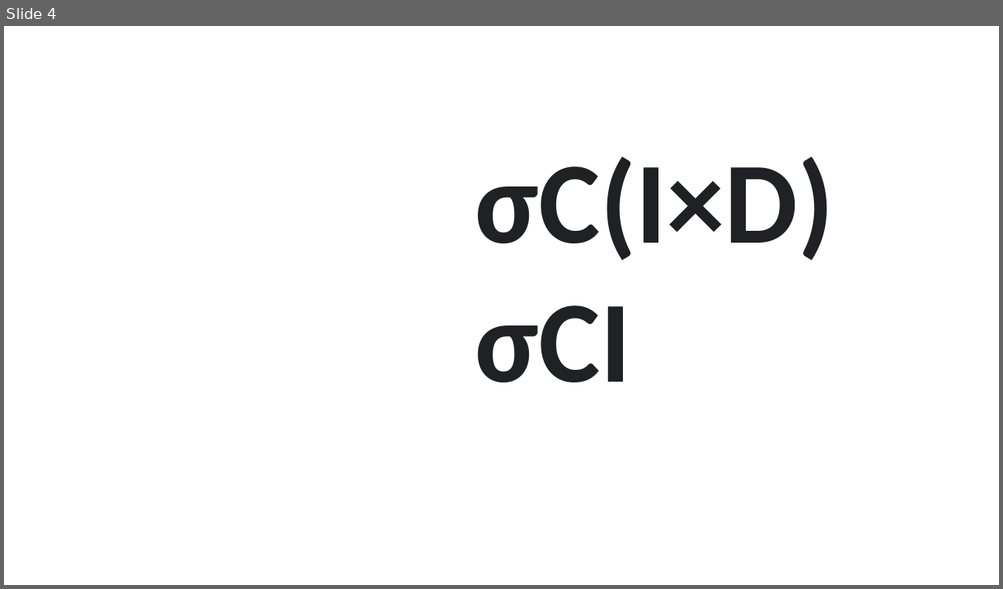
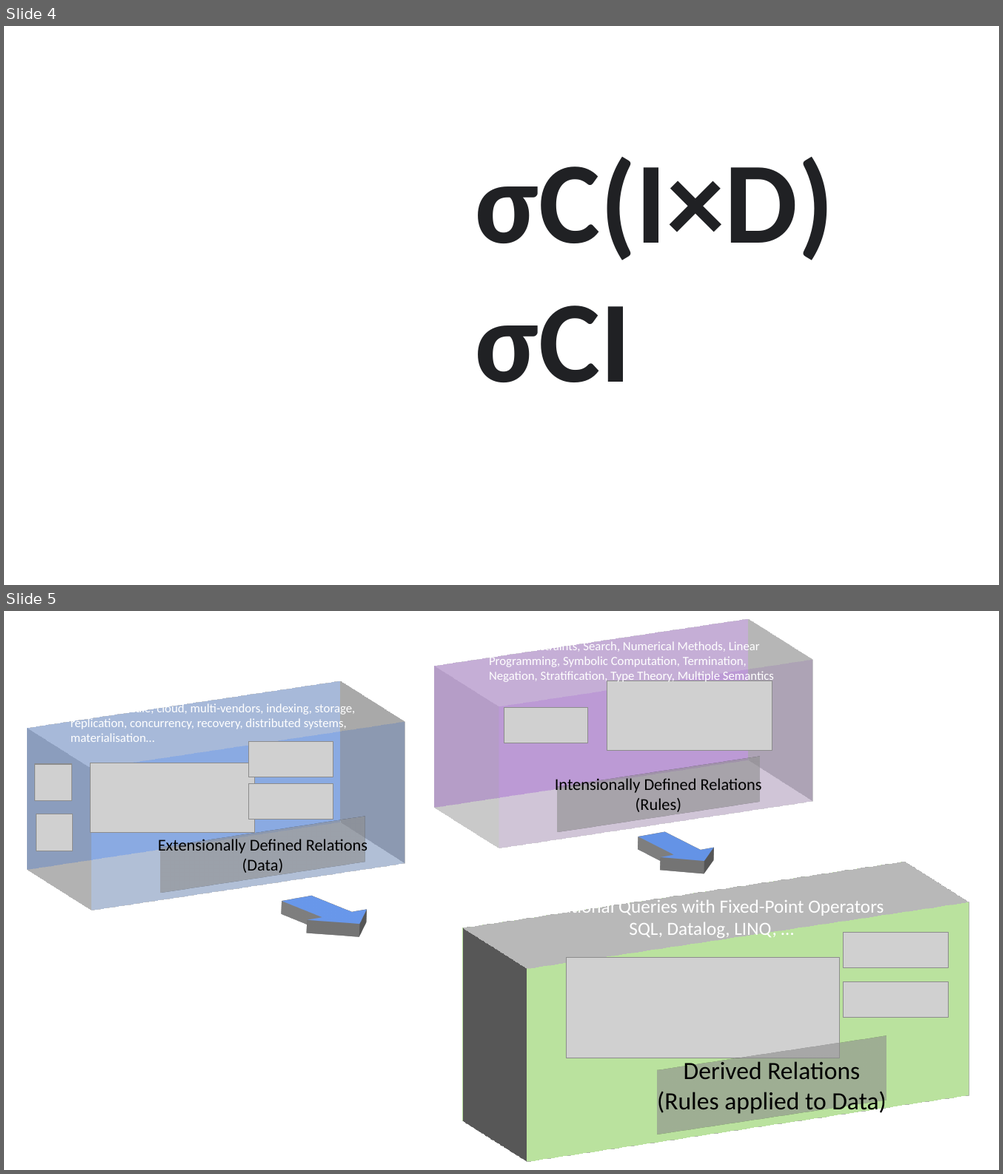
Before and after one commit to DavidPratten/jetisu, a slide deck: images/src/jetisu diagrams.pptx. Shown one above the other, each under a label of ours: slide 4 before the commit, slides 4 and 5 after it. The pictures are 1003x589 and 1003x1174 pixels, drawn with LibreOffice and Linux fonts; fonts in the diff are those of the drawing; grey boxes stand for pictures. Boxes give left, top, right and bottom in pixels: in the first picture for what was removed or moved away, otherwise in the second. Text is boxed around its words. In the diff, an @@ line names an element or a change of style, - is before the commit and + after.

```diff
--- a/images/src/jetisu diagrams.pptx
+++ b/images/src/jetisu diagrams.pptx
@@ slide 5 added at <box>4,611,999,1170</box>, background #FFFFFF @@
@@ group added at <box>481,641,831,829</box>: 2 pictures, 2 texts, 1 rectangle @@
+Intensionally Defined Relations
+(Rules)
+Logic, Constraints, Search, Numerical Methods, Linear Programming, Symbolic Computation, Termination, Negation, Stratification, Type Theory, Multiple Semantics
@@ group added at <box>34,702,424,891</box>: 5 pictures, 2 rectangles, 1 text @@
+Extensionally Defined Relations
+(Data)
+Hardware, scale, cloud, multi-vendors, indexing, storage, replication, concurrency, recovery, distributed systems, materialisation…
@@ right arrow added at <box>629,816,726,879</box>, fill #4472C4, outline #325491 1 pt @@
@@ right arrow added at <box>276,874,380,948</box>, fill #4472C4, outline #325491 1 pt @@
@@ group added at <box>503,897,994,1134</box>: 3 pictures, 2 texts, 1 rectangle @@
+Relational Queries with Fixed-Point Operators
+SQL, Datalog, LINQ, …
+Derived Relations
+(Rules applied to Data)
```
Also in this commit, not shown: 1 other file.
